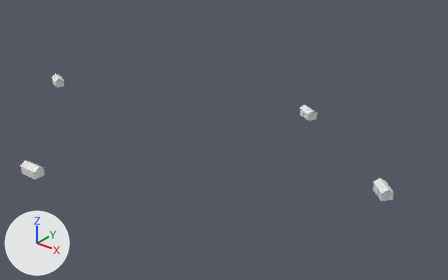
One commit to the FBX model Assets/Assets/Aldeia/Casas (P)/Casa08/Casa08(P).fbx: the scene before it, then after it.
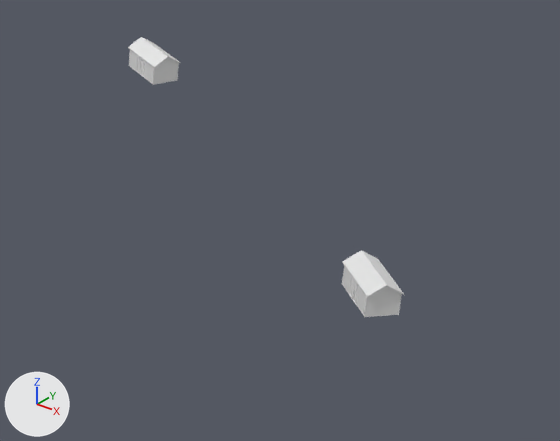
Each version appears first whole from a camera (50 mm lens) standing at (204.7, -162.7, 116.2) and looking at (55.6, 23.7, 0.7), and next in a close-up on the part from 57% to 100% of the width and 33% to 87% of the height. Arrows for +X, +Y and +Z are at lower left; the lights stay in place. Where no turn or scale is listed for an object, it has been applied to the vertices.

The older version as bpy lines, for what is in view:
```python
me_cube_001 = bpy.data.meshes.new('Cube.001')
me_cube_001.from_pydata(...)  # 440 vertices, 348 faces; spans x -60.0..133.0, y -47.0..72.0, z 0.0..5.0
me_cube_001.materials.append(mat_h8_tudo)  # its picture is missing
ob_casa08 = bpy.data.objects.new('Casa08', me_cube_001)
ob_casa08.location = (0.0, 0.0, 0.0)
```
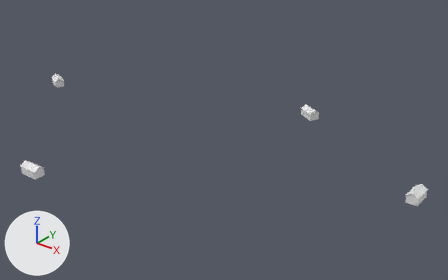
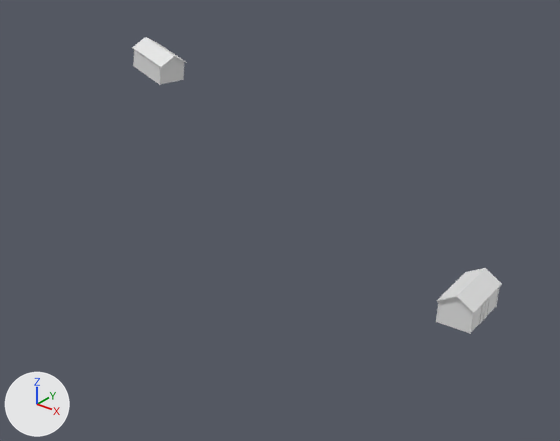
Where the newer file only moved an object's origin or applied its transform, the numbers keep the older frame.

Location of each change, [x1, y1, x2, y2] in pixels of the close-ups (560 x 441 px; the box of a moved part takes in the faces that stretch with it):
'Casa08', reshaped: before [128, 37, 404, 318]; after [132, 37, 502, 334]
part 1 of me_cube_001, moved or reshaped: before [342, 267, 401, 317]; after [437, 289, 498, 333]
part 2 of me_cube_001, moved or reshaped: before [343, 250, 404, 297]; after [437, 268, 502, 314]
part 3 of me_cube_001, moved or reshaped: before [349, 276, 358, 304]; after [479, 297, 490, 324]
part 4 of me_cube_001, moved or reshaped: before [342, 265, 345, 284]; after [469, 313, 474, 334]
part 5 of me_cube_001, moved or reshaped: before [364, 297, 368, 318]; after [496, 288, 499, 307]
part 6 of me_cube_001, moved or reshaped: before [129, 50, 178, 85]; after [134, 50, 184, 84]
part 7 of me_cube_001, moved or reshaped: before [128, 37, 180, 68]; after [132, 37, 187, 68]
part 8 of me_cube_001, moved or reshaped (not visible afterwards): before [136, 56, 145, 77]

Diff of the bpy script that builds the scene:
```diff
--- a/Assets/Assets/Aldeia/Casas (P)/Casa08/Casa08(P).fbx.py
+++ b/Assets/Assets/Aldeia/Casas (P)/Casa08/Casa08(P).fbx.py
@@ me_cube_001 @@
 me_cube_001.from_pydata(...)  # 440 vertices, 348 faces; spans x -60.0..133.0, y -47.0..72.0, z 0.0..5.0
 # used by ob_casa08; location = (0.0, 0.0, 0.0)
+# me_cube_001 part 1: the loose piece of 10 vertices spanning x 124.0..132.0, y 21.0..29.0, z 0.0..5.0 is turned 134.1 degrees about the z axis through its middle, then moved by (11.0, 4.0, 0.0)
+# me_cube_001 part 2: the loose piece of 12 vertices spanning x 123.0..133.0, y 20.0..30.0, z 3.0..5.0 is turned 134.1 degrees about the z axis through its middle, then moved by (11.0, 4.0, 0.0)
+# me_cube_001 part 3: the loose piece of 24 vertices spanning x 126.0..127.0, y 23.0..24.0, z 0.0..3.0 is scaled about its middle by (-0.00942, -1.43, 1), then moved by (15.0, 5.0, 0.0)
+# me_cube_001 part 4: the loose piece of 8 vertices spanning x 124.0, y 26.0, z 0.0..3.0 is moved by (17.0, -1.0, 0.0)
+# me_cube_001 part 5: the loose piece of 8 vertices spanning x 129.0..130.0, y 21.0, z 0.0..3.0 is moved by (12.0, 12.0, 0.0)
+# me_cube_001 part 6: the loose piece of 10 vertices spanning x 65.0..74.0, y 64.0..72.0, z 0.0..5.0 is scaled about its middle by (-1.02, -0.966, 1), then moved by (1.0, 1.0, 0.0)
+# me_cube_001 part 7: the loose piece of 12 vertices spanning x 65.0..75.0, y 64.0..72.0, z 3.0..5.0 is scaled about its middle by (-1.02, -0.961, 1), then moved by (1.0, 1.0, 0.0)
+# me_cube_001 part 8: the loose piece of 24 vertices spanning x 68.0..70.0, y 66.0..67.0, z 0.0..3.0 is scaled about its middle by (-1.02, -0.925, 1), then moved by (3.0, 4.0, 0.0)
 me_cube_001.materials.append(mat_h8_tudo)
```
